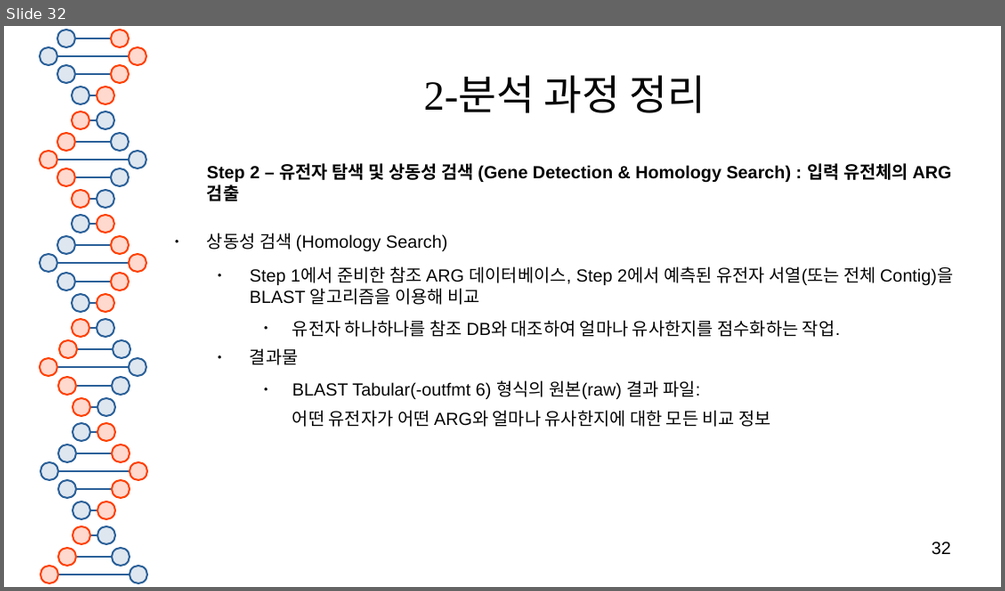
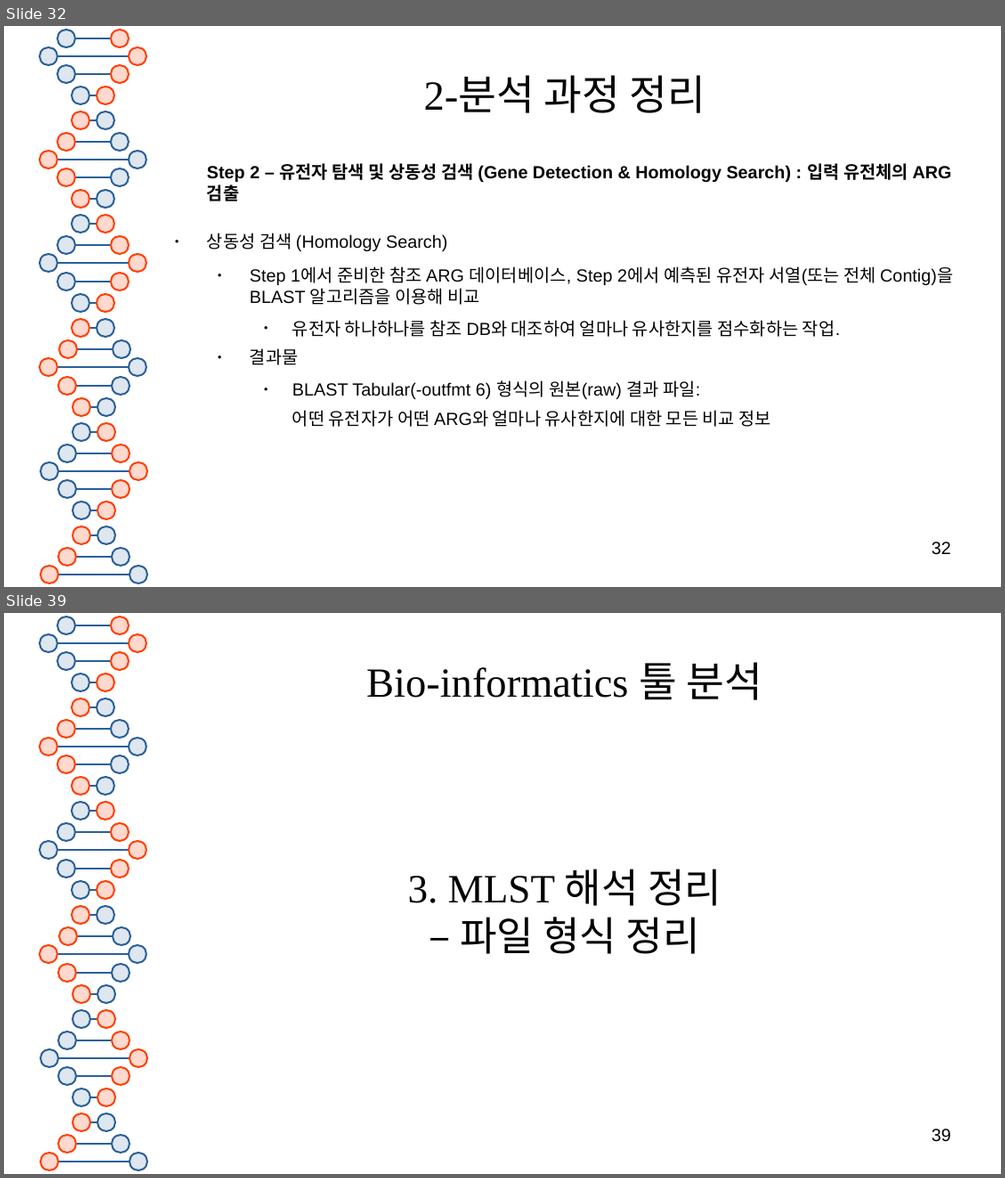
Before and after one commit to SHINKHO/bioinformatics_phase, a slide deck: docs/bioinformatics툴_분석.odp. Shown one above the other, each under a label of ours: slide 32 before the commit, slides 32 and 39 after it; the slides between them are not shown. The pictures are 1005x591 and 1005x1178 pixels, drawn with LibreOffice and Linux fonts; fonts in the diff are those of the drawing. Boxes give left, top, right and bottom in pixels: in the first picture for what was removed or moved away, otherwise in the second. Text is boxed around its words. In the diff, an @@ line names an element or a change of style, - is before the commit and + after.

```diff
--- a/docs/bioinformatics툴_분석.odp
+++ b/docs/bioinformatics툴_분석.odp
@@ slide 39 added at (4, 613, 1001, 1174), background #FFFFFF; not listed: 81 template elements that a slide beside it also shows @@
@@ title added at (366, 662, 763, 700), 33 pt, text #050505 @@
+Bio-informatics 툴 분석
@@ subtitle added at (408, 868, 721, 954), 32 pt, text #000000 @@
+3. MLST 해석 정리
+– 파일 형식 정리
@@ page number added at (931, 1128, 951, 1142), 14 pt, text #000000 @@
+39
```
Also in this commit, not shown: 2 slides changed, 25 other slides added, 1 other file.
